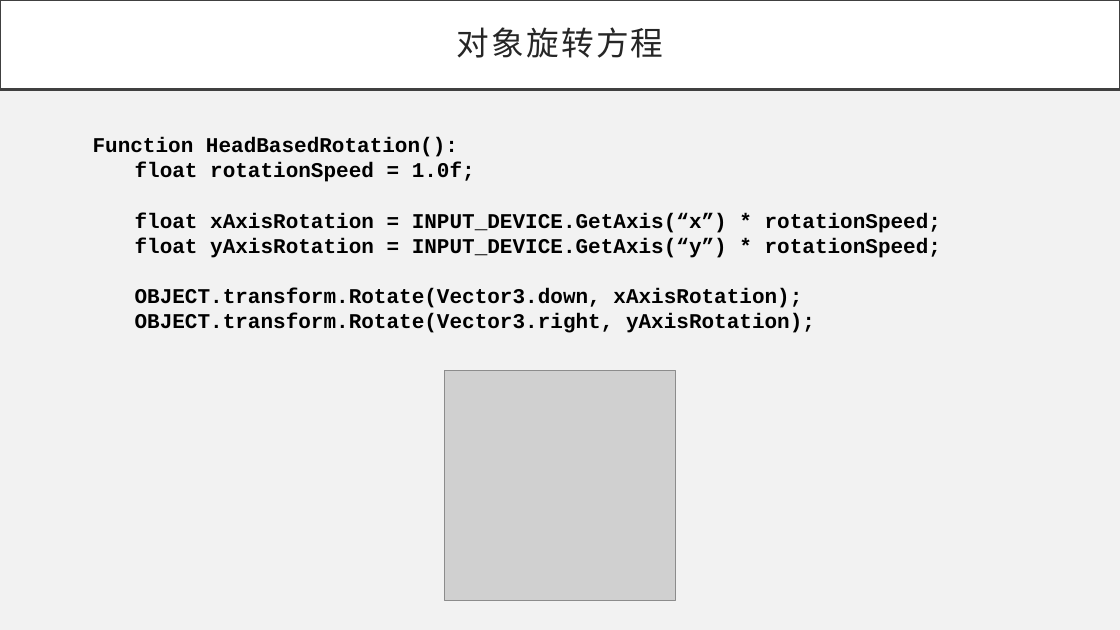
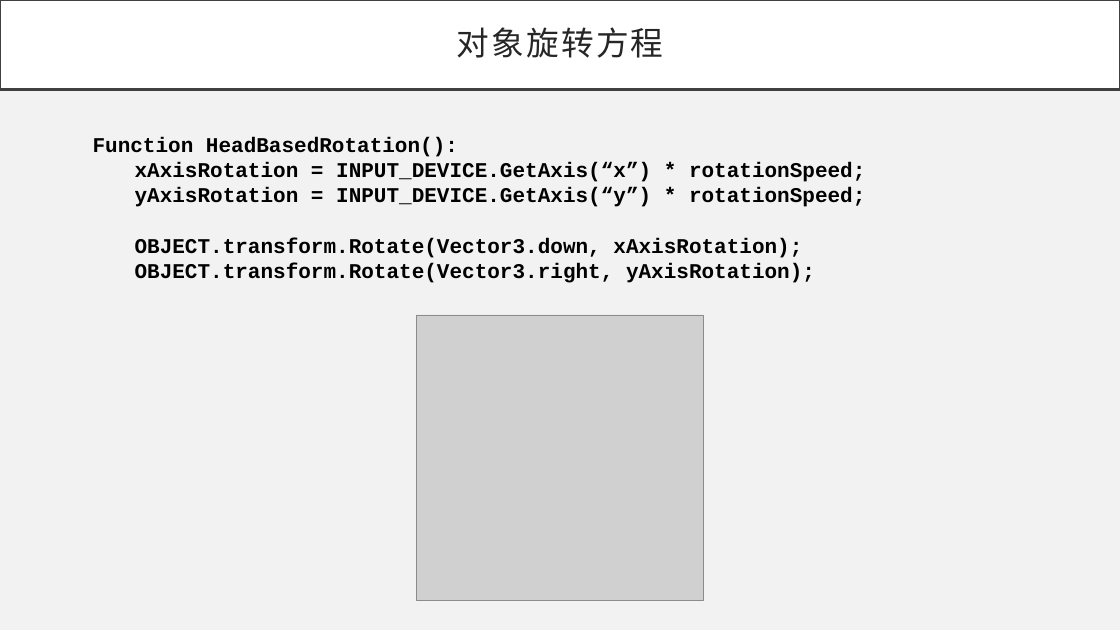
Before and after one commit to lorenz-liu/gaze-dominant-manipulation, a slide deck: slide 6 of PAPERWORK/组会PPT/第一次组会.pptx (slide 5 before the commit). Drawn at 1120x630 pixels with LibreOffice and Linux fonts; fonts in the diff are those of the drawing; grey boxes stand for pictures. Boxes give left, top, right and bottom in pixels: in the first picture for what was removed or moved away, otherwise in the second. Text is boxed around its words. In the diff, an @@ line names an element or a change of style, - is before the commit and + after.

Commit message:
update

```diff
--- a/PAPERWORK/组会PPT/第一次组会.pptx
+++ b/PAPERWORK/组会PPT/第一次组会.pptx
@@ text at (135, 162, 865, 207): text changed @@
-float rotationSpeed = 1.0f;
-float xAxisRotation = INPUT_DEVICE.GetAxis(“x”) * rotationSpeed;
-float yAxisRotation = INPUT_DEVICE.GetAxis(“y”) * rotationSpeed;
+xAxisRotation = INPUT_DEVICE.GetAxis(“x”) * rotationSpeed;
+yAxisRotation = INPUT_DEVICE.GetAxis(“y”) * rotationSpeed;
@@ picture: place and size @@
-picture at (444, 371, 676, 600)
+picture at (417, 315, 703, 601)
```
Also in this commit, not shown: 2 other slides changed, 2 slides added.
